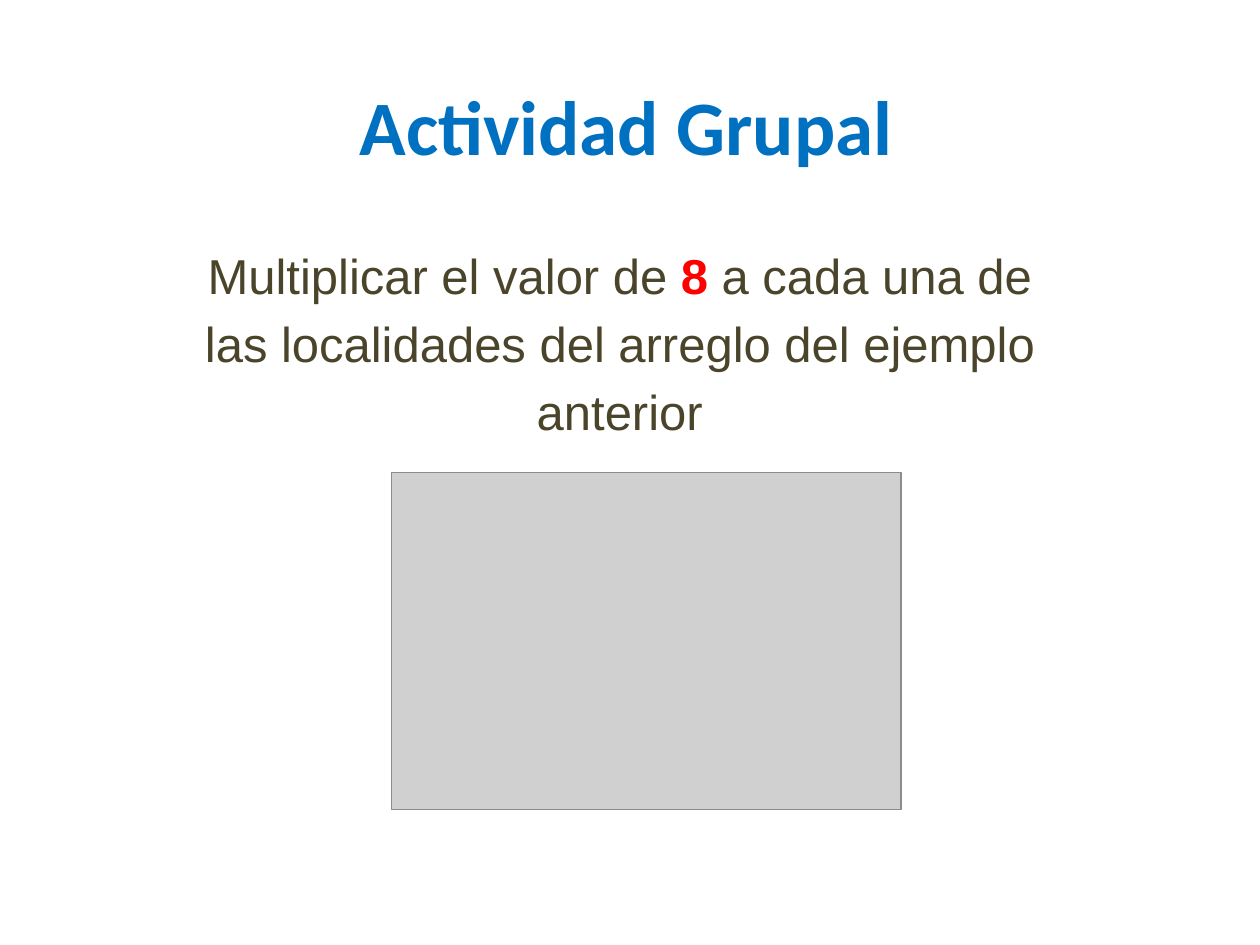
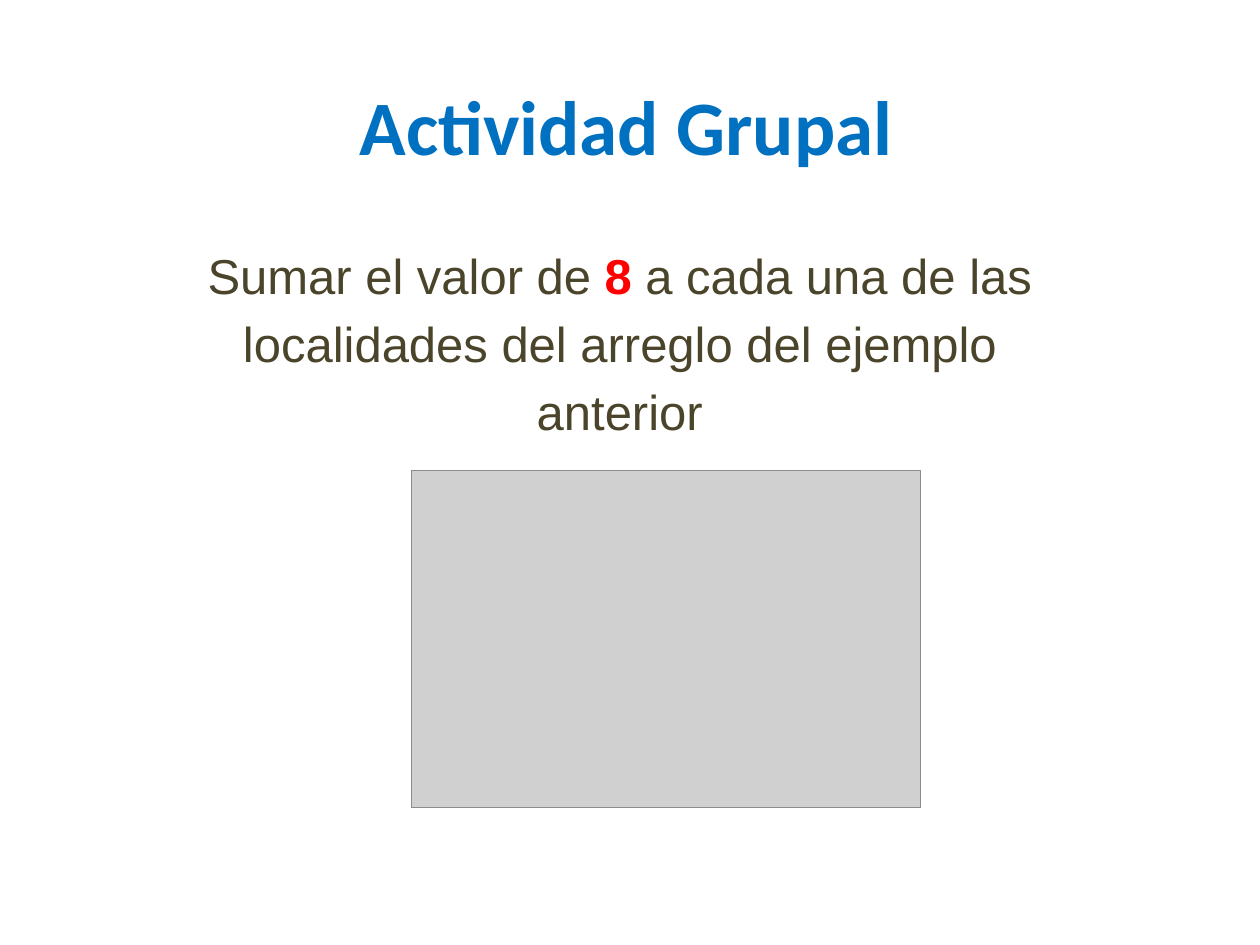
Before and after one commit to lizetheP/PensamientoC, a slide deck: slide 14 of calendario/documentos/7_Listas_Arreglos.pptx (slide 16 before the commit). Drawn at 1260x945 pixels with LibreOffice and Linux fonts; fonts in the diff are those of the drawing; grey boxes stand for pictures. Boxes give left, top, right and bottom in pixels: in the first picture for what was removed or moved away, otherwise in the second. Text is boxed around its words. In the diff, an @@ line names an element or a change of style, - is before the commit and + after.

```diff
--- a/calendario/documentos/7_Listas_Arreglos.pptx
+++ b/calendario/documentos/7_Listas_Arreglos.pptx
@@ text at (x1=208, y1=258, x2=1032, y2=431): text changed @@
-Multiplicar el valor de 8 a cada una de las localidades del arreglo del ejemplo anterior
+Sumar el valor de 8 a cada una de las localidades del arreglo del ejemplo anterior
@@ picture moved from (x1=392, y1=472, x2=901, y2=810) to (x1=412, y1=470, x2=921, y2=808) @@
```
Also in this commit, not shown: 13 other slides changed, 1 slide added, 3 other files.
